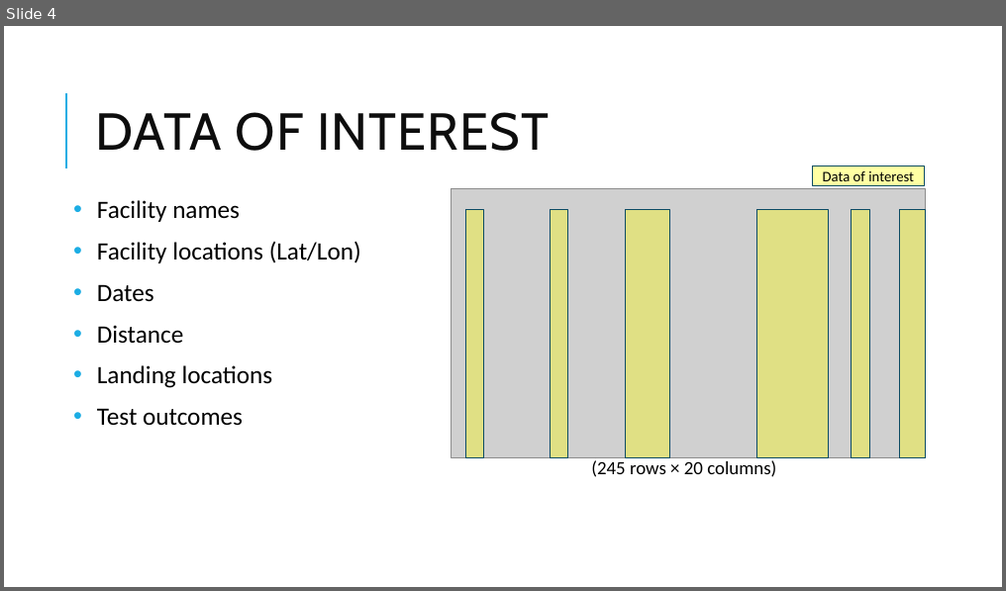
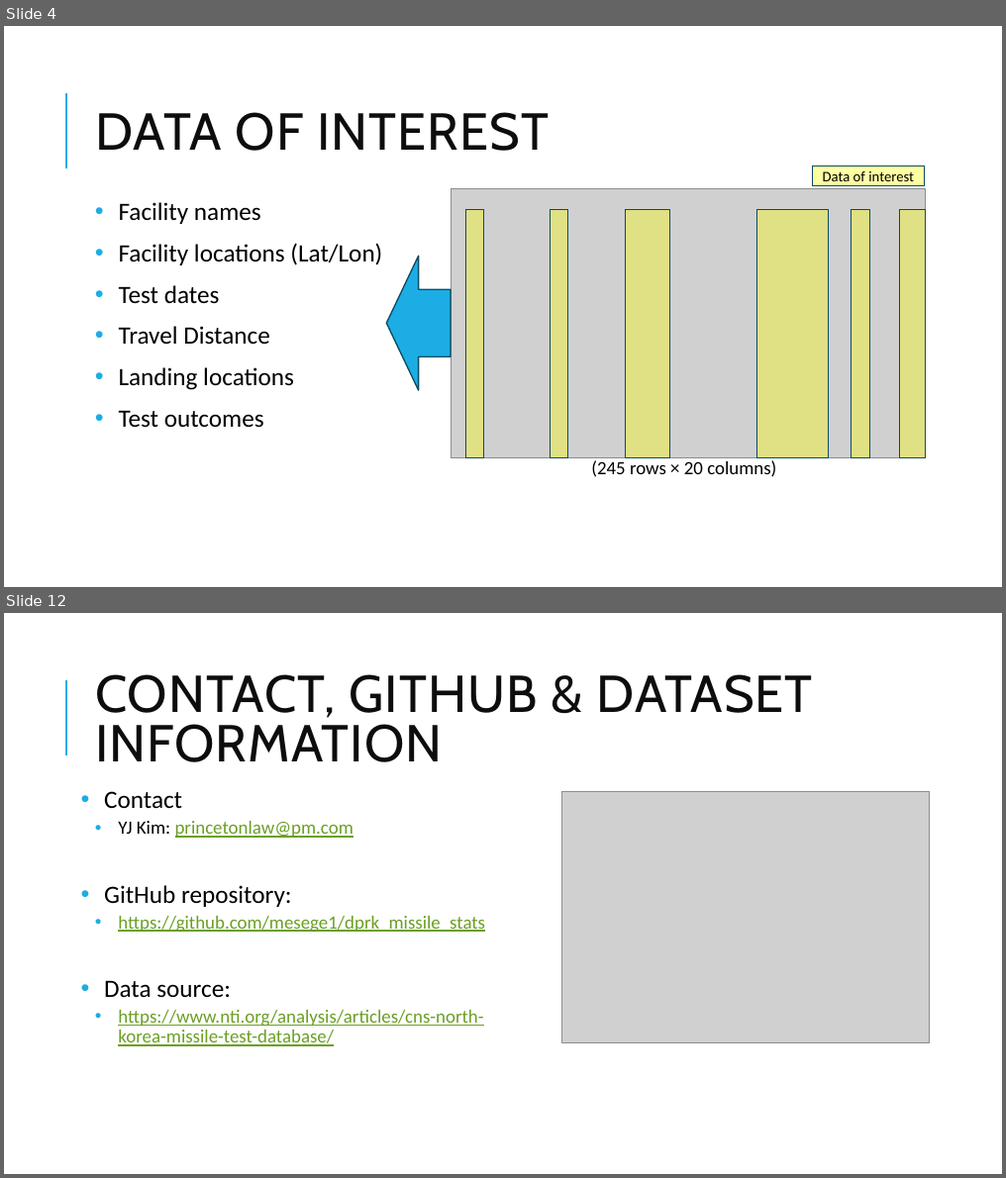
Before and after one commit to mesege1/dprk_missile_stats, a slide deck: ppt/dprk_missile_testing.pptx. Shown one above the other, each under a label of ours: slide 4 before the commit, slides 4 and 12 after it; the slides between them are not shown. The pictures are 1006x591 and 1006x1178 pixels, drawn with LibreOffice and Linux fonts; fonts in the diff are those of the drawing; grey boxes stand for pictures. Boxes give left, top, right and bottom in pixels: in the first picture for what was removed or moved away, otherwise in the second. Text is boxed around its words. In the diff, an @@ line names an element or a change of style, - is before the commit and + after.

```diff
--- a/ppt/dprk_missile_testing.pptx
+++ b/ppt/dprk_missile_testing.pptx
@@ slide 12 added at bbox=[4, 613, 1002, 1174], background #FFFFFF; not listed: 1 template element that a slide beside it also shows @@
@@ title added at bbox=[95, 674, 812, 762], 50 pt, text #0D0D0D @@
+CONTACT, GITHUB & DATASET INFORMATION
@@ text added at bbox=[104, 791, 485, 1047], 18 pt, text #6B9F25, underline @@
+• Contact
+  • YJ Kim: princetonlaw@pm.com
+• GitHub repository:
+  • https://github.com/mesege1/dprk_missile_stats
+• Data source:
+  • https://www.nti.org/analysis/articles/cns-north-korea-missile-test-database/
@@ picture added at bbox=[561, 791, 930, 1043] @@
@@ slide 4 changed as well @@
@@ text "Facility names": place and size @@
-text "Facility names" at bbox=[97, 200, 361, 426]
+text "Facility names" at bbox=[119, 202, 382, 428]
@@ left arrow added at bbox=[386, 256, 450, 390], fill #1CADE4, outline #0C4C64 1.25 pt @@
@@ text at bbox=[119, 285, 269, 345]: text changed @@
-• Dates
-• Distance
+• Test dates
+• Travel Distance
```
Also in this commit, not shown: 3 other slides changed, 2 other slides added, 8 other files.
